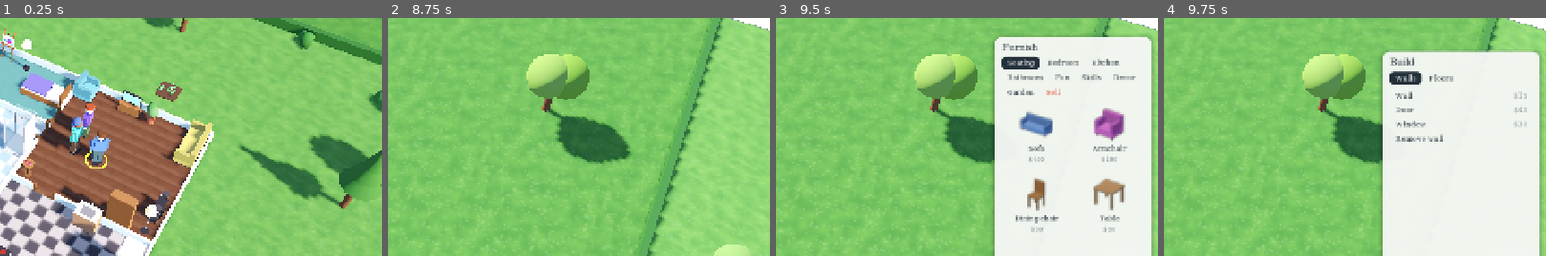
Above: before the commit, frames 1-4 (left to right).
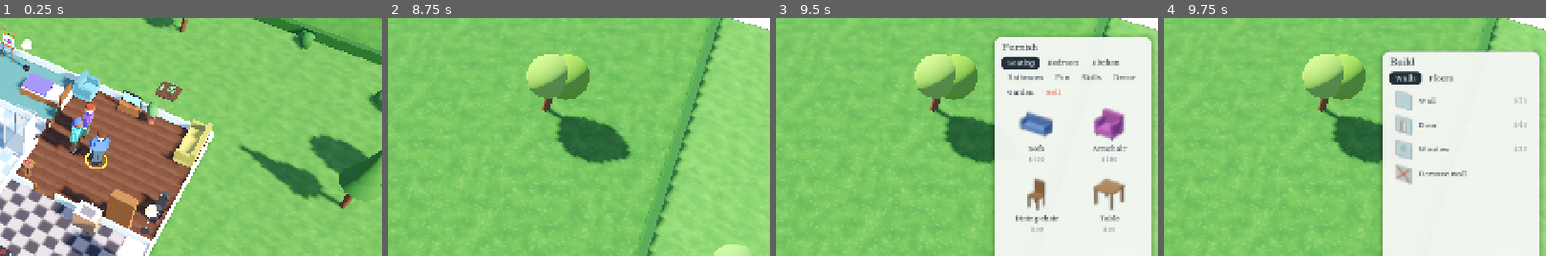
Above: after the commit, the same moments.

Repository: qmzpalgh/the-people
Game: Godot game, scene res://main.tscn
The game is run twice, just before and just after one commit, with the same random seed, the same clock (stepped at 60 frames per second) and the same inputs.
Inputs (mouse positions are % of the whole screen's width and height, from its top left):
- Up to frame 1 (0.25 s): no input
- Up to frame 2 (8.75 s): click "II" at 0.5 s; click ">" at 1.25 s; click ">>" at 2 s; tap Enter at 2.75 s; move the mouse to (72, 45) at 2.77 s; hold D 2.78-3.5 s; hold E 2.78-3.5 s; click (72, 45) at 2.92 s; tap Space at 3.02, 6.77 s; drag from (30, 55) to (45, 70) at 3.52 s; click ">>>" at 4.25 s; move the mouse to (60, 28) at 5.02 s; hold D 5.03-5.75 s; hold E 5.03-5.75 s; click (60, 28) at 5.17 s; drag from (45, 70) to (20, 35) at 5.77 s; move the mouse to (80, 65) at 6.52 s; hold A 6.53-7.25 s; hold E 6.53-7.25 s; tap 2 at 6.6 s; click (80, 65) at 6.67 s; tap Escape at 7.15 s; drag from (20, 35) to (35, 25) at 7.27 s; click "Live" at 8 s
- Up to frame 3 (9.5 s): click "Buy" at 8.75 s
- Up to frame 4 (9.75 s): click "Build" at 9.5 s
The pictures show only the part of the screen within x 50-100%, y 18-68%; the shares and areas given below are measured in that part.

Frames 1-3 are identical in both runs. In frame 4, 2.1% of the frame differs, in the area x 60-95%, y 30-70%.

Commit message:
H6: Show wall sections on the wall tool rows
Wall, Door, Window and Remove wall rows show a rendered three-tile wall
section through Thumbs.wall(): plain, with a door or a window in the
middle tile, or ghosted with a red cross for removal. The pieces copy
World.rebuild_walls() (same sizes, frame and glass colours, full height)
in the household's wall colour, which is part of the cache key.

Co-Authored-By: Claude Opus 5.5 <noreply@anthropic.com>

Diff:
--- a/scripts/thumbs.gd
+++ b/scripts/thumbs.gd
@@ -70,6 +70,45 @@
 		_queue.append([key, build])
 		set_process(true)
 	return tex
+
+
+## Picture of a short wall section in colour `col` for a build tool: "wall", "door",
+## "window", or "erase" (the plain section ghosted and crossed out). Three tiles long at
+## full height, built from the same pieces as World.rebuild_walls(), with the opening in
+## the middle tile. The colour is part of the key, so each wall colour gets its own.
+func wall(tool: String, col: Color) -> ImageTexture:
+	return request("wall:%s:%s" % [tool, col.to_html()], _build_wall.bind(tool, col))
+
+
+static func _build_wall(p: Node3D, tool: String, col: Color) -> void:
+	var h := World.WALL_H
+	var frame := Meshes.WOOD.darkened(0.25)
+	var glass := Color(0.65, 0.85, 0.95, 0.4)
+	var c := Color(col, 0.35) if tool == "erase" else col
+	for i in 3:
+		var x := i - 1.0
+		if i == 1 and tool == "door":
+			_wp(p, x, -0.42, 0.08, 0.0, 2.15, frame)
+			_wp(p, x, 0.42, 0.08, 0.0, 2.15, frame)
+			_wp(p, x, 0.0, 0.84, 0.0, 0.03, frame)
+			_wp(p, x, 0.0, 1.0, 2.15, h, c)
+		elif i == 1 and tool == "window":
+			_wp(p, x, 0.0, 1.0, 0.0, 0.9, c)
+			_wp(p, x, 0.0, 0.9, 0.9, 2.0, glass)
+			_wp(p, x, 0.0, 1.0, 2.0, h, c)
+		else:
+			_wp(p, x, 0.0, 1.0, 0.0, h, c)
+	for i in 4:
+		Meshes.box(p, Vector3(0.12, h, 0.12), Vector3(i - 1.5, h / 2.0, 0), c)
+	if tool == "erase":
+		for sgn in [-1.0, 1.0]:
+			var bar := Meshes.box(p, Vector3(3.6, 0.24, 0.04), Vector3(0, h / 2.0, 0.12), UI.WARN, 0.4)
+			bar.rotation.z = sgn * atan2(h, 3.0)
+
+
+## One piece of wall along x, as World._wp lays it: `length` long, from y0 to y1.
+static func _wp(p: Node3D, x: float, off: float, length: float, y0: float, y1: float, col: Color) -> void:
+	Meshes.box(p, Vector3(length, y1 - y0, 0.12), Vector3(x + off, (y0 + y1) / 2.0, 0), col)
 
 
 ## Swatch of floor type `i` in Defs.FLOORS: the texture the game lays for it, one tile's
--- a/scripts/ui.gd
+++ b/scripts/ui.gd
@@ -494,10 +494,11 @@
 			var b := _seg(cat_box, c, _pick_tab.bind(c))
 			b.button_pressed = c == build_tab
 		if build_tab == "Walls":
-			tool_btns["wall"] = _row("Wall", "$%d" % Defs.WALL_PRICE, _pick_tool.bind("wall"))
-			tool_btns["door"] = _row("Door", "$%d" % Defs.DOOR_PRICE, _pick_tool.bind("door"))
-			tool_btns["window"] = _row("Window", "$%d" % Defs.WINDOW_PRICE, _pick_tool.bind("window"))
-			tool_btns["erase"] = _row("Remove wall", "", _pick_tool.bind("erase"))
+			var wc: Color = game.world.wall_color
+			tool_btns["wall"] = _row("Wall", "$%d" % Defs.WALL_PRICE, _pick_tool.bind("wall"), thumbs.wall("wall", wc))
+			tool_btns["door"] = _row("Door", "$%d" % Defs.DOOR_PRICE, _pick_tool.bind("door"), thumbs.wall("door", wc))
+			tool_btns["window"] = _row("Window", "$%d" % Defs.WINDOW_PRICE, _pick_tool.bind("window"), thumbs.wall("window", wc))
+			tool_btns["erase"] = _row("Remove wall", "", _pick_tool.bind("erase"), thumbs.wall("erase", wc))
 		else:
 			for i in range(1, Defs.FLOORS.size()):
 				var f: Dictionary = Defs.FLOORS[i]
